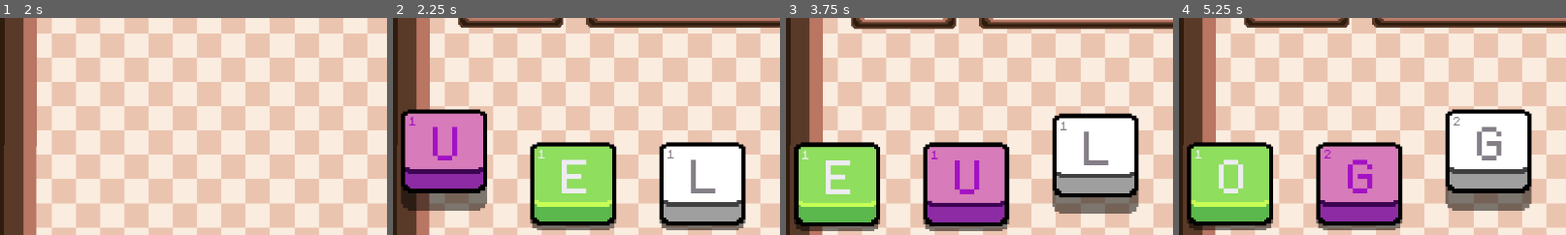
Above: before the commit, frames 1-4 (left to right).
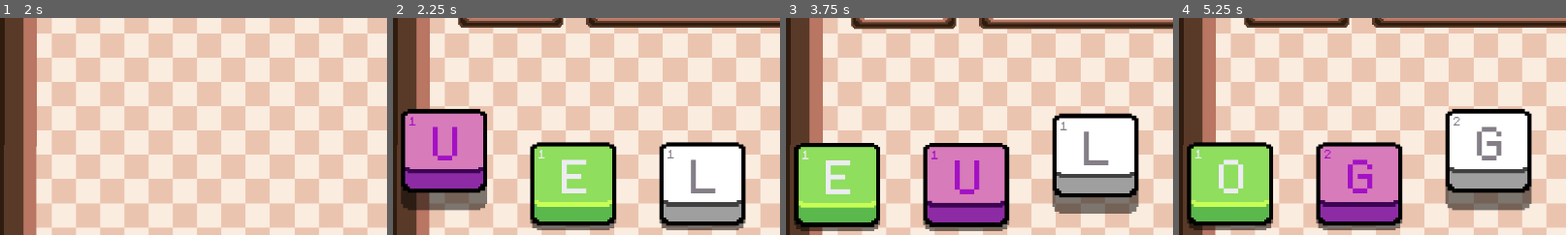
Above: after the commit, the same moments.

Repository: lohchness/Swivle
Game: Godot game, scene res://scenes/Game.tscn
The game is run twice, just before and just after one commit, with the same random seed, the same clock (stepped at 60 frames per second) and the same inputs.
Inputs (mouse positions are % of the whole screen's width and height, from its top left):
- Up to frame 1 (2 s): tap Enter (DEBUG_END) at 0.5 s; move the mouse to (8, 60) at 0.52 s; tap 5 (FIVE) at 0.6 s; click (8, 60) at 0.67 s; tap Space (Pivot) at 1.25 s; move the mouse to (30, 55) at 1.27 s; tap 4 (FOUR) at 1.35 s; click (30, 55) at 1.42 s
- Up to frame 2 (2.25 s): tap Enter (DEBUG_END) at 2 s; move the mouse to (60, 28) at 2.02 s; tap 1 (ONE) at 2.1 s; click (60, 28) at 2.17 s
- Up to frame 3 (3.75 s): move the mouse to (24, 60) at 2.77 s; tap Space (Pivot) at 2.85, 3.5 s; click (24, 60) at 2.92 s; move the mouse to (41, 60) at 3.52 s; right-click (41, 60) at 3.6 s; click (41, 60) at 3.67 s
- Up to frame 4 (5.25 s): tap Enter (DEBUG_END) at 4.15, 5 s; move the mouse to (20, 35) at 4.27 s; tap 6 (SIX) at 4.35 s; click (20, 35) at 4.42 s; move the mouse to (55, 50) at 5.02 s; tap 3 (THREE) at 5.1 s; click (55, 50) at 5.17 s
The pictures show only the part of the screen within x 1-51%, y 21-71%; the shares and areas given below are measured in that part.

Frame 1 is identical in both runs. In frame 2, 0.4% of the frame differs, in the area x 3-24%, y 41-89%; in frame 3, 0.6%, in the area x 2-58%, y 57-97%; in frame 4, 0.4%.

Commit message:
refactor: use _physics_process instead of _process

Diff:
--- a/scenes/TopBar.gd
+++ b/scenes/TopBar.gd
@@ -9,7 +9,7 @@
 	off_screen = base_position
 
 
-func _process(delta: float) -> void:
+func _physics_process(delta: float) -> void:
 	position = lerp(position, off_screen, 20 * delta)
 
 
--- a/scripts/CountdownBar.gd
+++ b/scripts/CountdownBar.gd
@@ -26,7 +26,7 @@
 	target_percentage = percentage
 
 
-func _process(delta: float) -> void:
+func _physics_process(delta: float) -> void:
 	percentage -= curr_rate * delta / 100
 
 	# Percentage
@@ -69,22 +69,22 @@
 
 func game_over() -> void:
 	curr_rate = 0
-	set_process(false)
+	set_physics_process(false)
 
 
 func new_game() -> void:
 	curr_rate = START_RATE
 	percentage = 1.0
 	target_percentage = percentage
-	set_process(true)
+	set_physics_process(true)
 
 
 func pause() -> void:
 	curr_rate = 0
-	set_process(false)
+	set_physics_process(false)
 
 
 func unpause() -> void:
 	curr_rate = START_RATE
-	set_process(true)
+	set_physics_process(true)
 	update_rate()
--- a/scripts/Game.gd
+++ b/scripts/Game.gd
@@ -20,7 +20,7 @@
 	timer.gameover.connect(Callable(self, "game_over"))
 
 
-func _process(_delta: float) -> void:
+func _physics_process(_delta: float) -> void:
 	match game_state:
 		State.RUNNING:
 			if Input.is_action_just_pressed("DEBUG_END"):
--- a/scripts/Hand.gd
+++ b/scripts/Hand.gd
@@ -35,7 +35,7 @@
 	off_screen = base_position
 
 
-func _process(delta: float) -> void:
+func _physics_process(delta: float) -> void:
 	if Input.is_action_just_pressed("Pivot"):
 		if can_pivot(selected_keys):
 			pivot(selected_keys[0], selected_keys[1])
@@ -191,7 +191,7 @@
 
 
 func game_over() -> void:
-	#set_process(false)
+	#set_physics_process(false)
 	off_screen = base_position - Vector2(0, 500)
 
 	#for key in keys:
